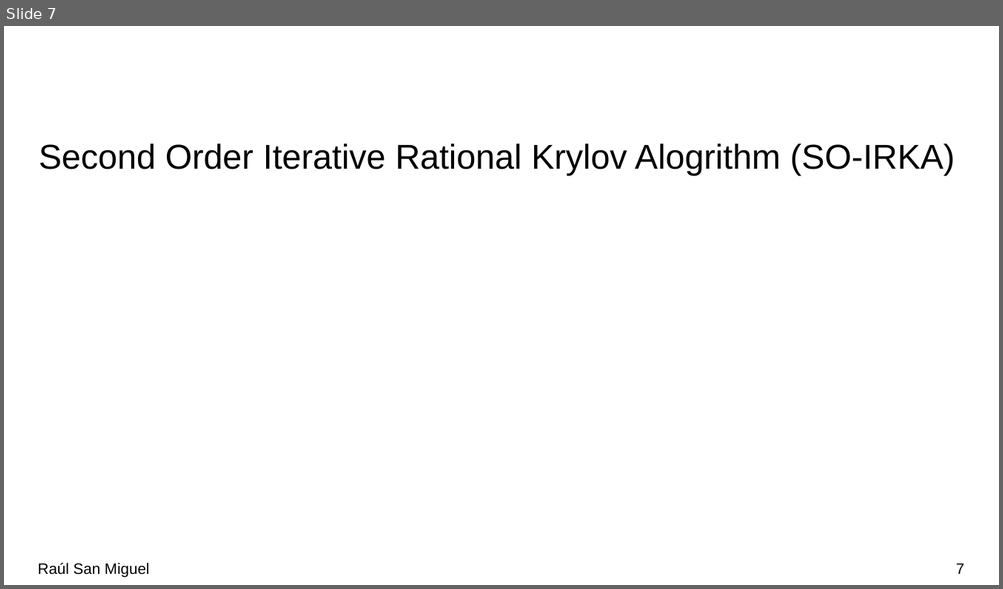
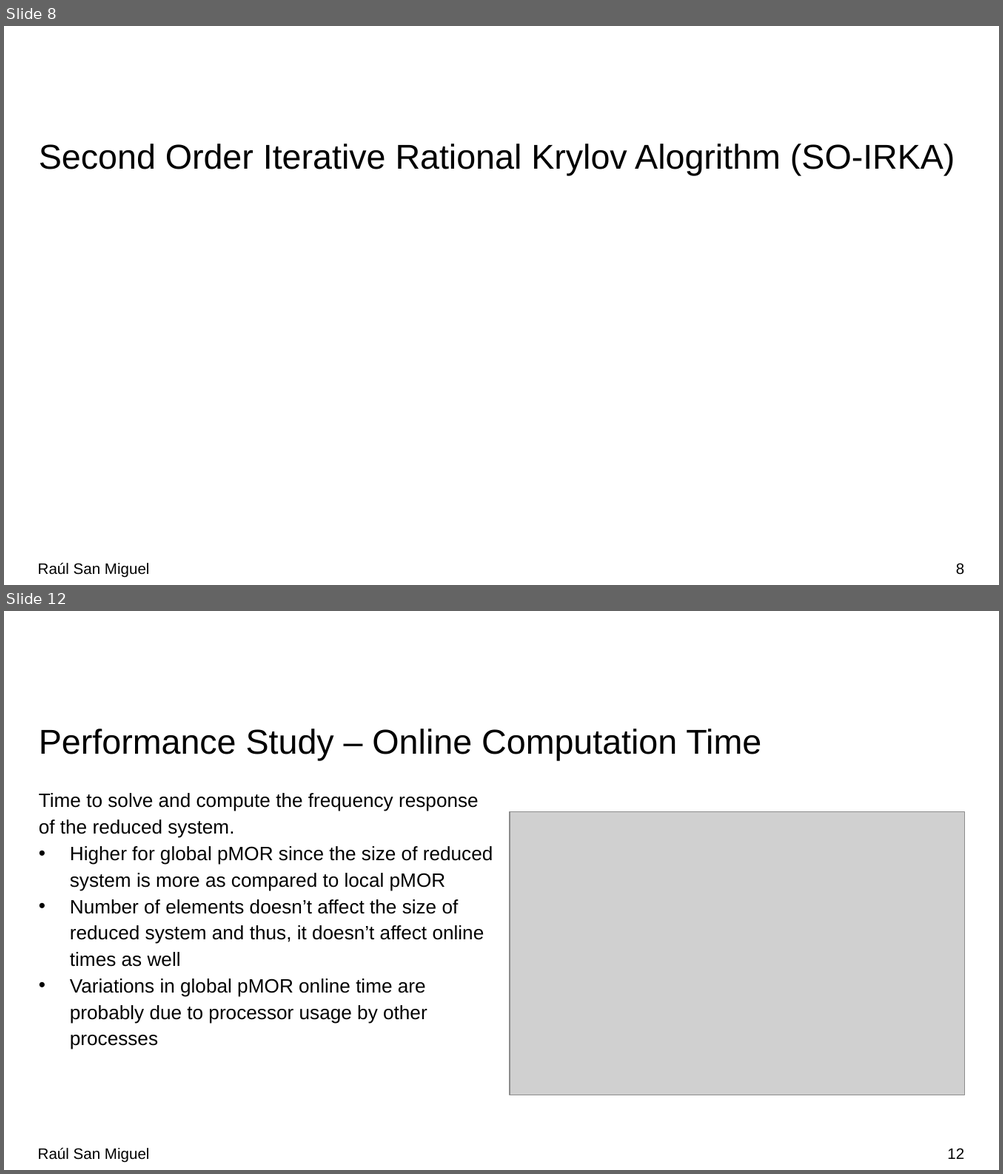
Before and after one commit to R-SMP/Global_Local_pMOR, a slide deck: pMOR.pptx. Shown one above the other, each under a label of ours: slide 7 before the commit, slides 8 and 12 after it; the slides between them are not shown. The pictures are 1003x589 and 1003x1174 pixels, drawn with LibreOffice and Linux fonts; fonts in the diff are those of the drawing; grey boxes stand for pictures; background and template pictures are left out. Boxes give left, top, right and bottom in pixels: in the first picture for what was removed or moved away, otherwise in the second. Text is boxed around its words. In the diff, an @@ line names an element or a change of style, - is before the commit and + after.

```diff
--- a/pMOR.pptx
+++ b/pMOR.pptx
@@ slide 12 added at (4,611,999,1170), background #FFFFFF @@
@@ title added at (39,729,761,760), 25 pt, text #000000 @@
+Performance Study – Online Computation Time
@@ text added at (39,793,493,1050), 14 pt, text #000000 @@
+Time to solve and compute the frequency response of the reduced system.
+• Higher for global pMOR since the size of reduced system is more as compared to local pMOR
+• Number of elements doesn’t affect the size of reduced system and thus, it doesn’t affect online times as well
+• Variations in global pMOR online time are probably due to processor usage by other processes
@@ picture added at (509,812,964,1096) @@
@@ text added at (38,1148,150,1163), 11 pt, text #000000 @@
+Raúl San Miguel
@@ page number added at (947,1148,964,1159), 11 pt, text #000000 @@
+12
@@ what was slide 7 is now slide 8 @@
@@ page number at (956,563,964,575): text changed @@
-7
+8
```
Also in this commit, not shown: 8 slides changed, 3 other slides added, 7 other files.
